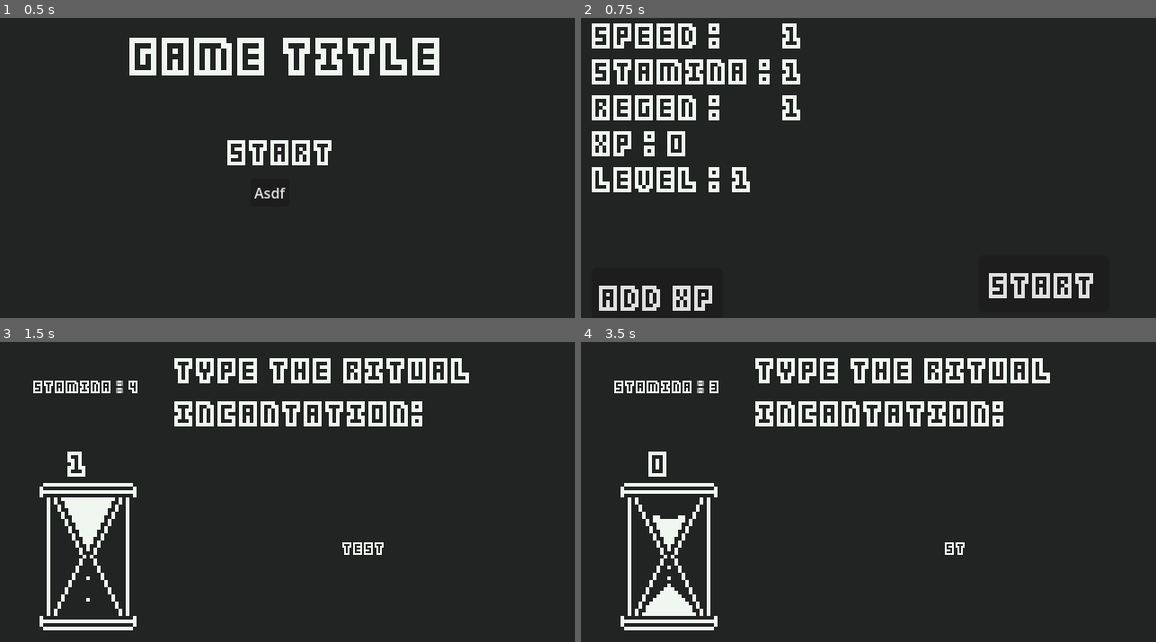
Above: before the commit, frames 1-4 (two rows, left to right).
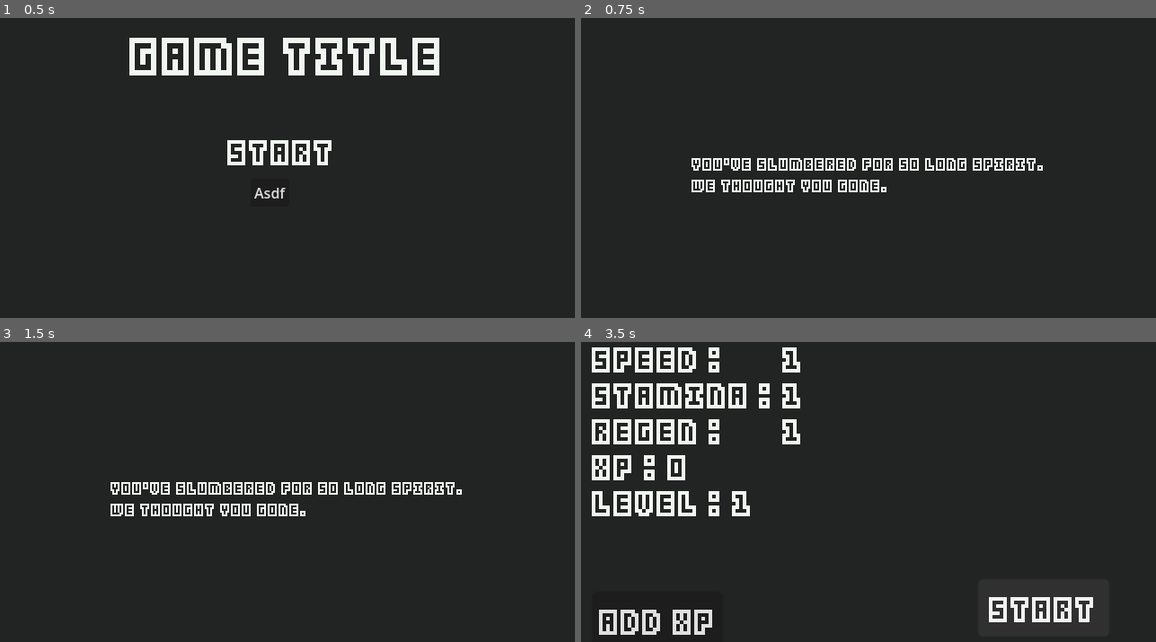
Above: after the commit, the same moments.

Repository: SolarLabyrinth/Lunariel
Game: Godot game, scene res://Scenes/MainMenu.tscn
Same seed, same stepped clock (60 frames per second), same inputs: the game is played once before the commit and once after it.
Inputs (mouse positions are in pixels of both pictures, inside the frame that each line leads up to):
- Up to frame 1 (0.5 s): no input
- Up to frame 2 (0.75 s): click "Asdf" at 0.5 s
- Up to frame 3 (1.5 s): click (460, 606) at 1.25 s, where only the run before the commit has a clickable "Start"
- Up to frame 4 (3.5 s): tap Enter (ui_accept) at 2, 2.27, 2.3, 2.57, 2.85, 3.02, 3.32 s; hold Right (ui_right) 2.03-2.78 s; tap E (sl_interact, bound only after the commit) at 2.1, 3.05 s; hold Left (ui_left) from 2.78 s (still down)

Frame 1 is identical in both runs. In frame 2, 9.1% of the frame differs, in the area x 1-90%, y 1-98%; in frame 3, 9.5%; in frame 4, 13%.

Commit message:
levels oh my

Diff:
--- a/Globals/scene_manager.gd
+++ b/Globals/scene_manager.gd
@@ -2,8 +2,26 @@
 
 const TYPING_TEST = preload("res://Scenes/TypingTest2.tscn")
 const STATS_SCREEN = preload("res://Scenes/StatsScreen.tscn")
+const INTRO = preload("res://Scenes/Intro.tscn")
+
+const levels = [
+	preload("res://Scenes/Levels/Level1.tscn"),
+	preload("res://Scenes/Levels/Level2.tscn"),
+	preload("res://Scenes/Levels/Level3.tscn"),
+	preload("res://Scenes/Levels/Level4.tscn"),
+	preload("res://Scenes/Levels/Level5.tscn"),
+	preload("res://Scenes/Levels/Level6.tscn"),
+	preload("res://Scenes/Levels/Level7.tscn"),
+	preload("res://Scenes/Levels/Level8.tscn"),
+	preload("res://Scenes/Levels/Level9.tscn"),
+]
 
 func start_typing_test() -> void:
 	get_tree().change_scene_to_packed(TYPING_TEST)
 func show_stats_screen() -> void:
 	get_tree().change_scene_to_packed(STATS_SCREEN)
+func play_intro() -> void:
+	get_tree().change_scene_to_packed(INTRO)
+func show_level(level: int) -> void:
+	if(level >= 1 and level <= 9):
+		get_tree().change_scene_to_packed(levels[level-1])
--- a/Resources/player_stats.tres
+++ b/Resources/player_stats.tres
@@ -4,6 +4,11 @@
 
 [resource]
 script = ExtResource("1_lqrrj")
+level = 1
+xp = 0
 stamina_regen = 1
 stamina_amount = 1
 wpm_adjustment = 1
+test_wpm = 70
+test_xp_value = 1
+test_text = "test"
--- /dev/null
+++ b/Resources/world_stats.gd
@@ -0,0 +1,7 @@
+class_name WorldStats extends Resource
+
+@export var current_level := 0
+@export var player_x := 0
+@export var player_face := 'right'
+@export var at_grace := false
+@export var at_door := false
--- /dev/null
+++ b/Resources/world_stats.tres
@@ -0,0 +1,8 @@
+[gd_resource type="Resource" script_class="WorldStats" load_steps=2 format=3 uid="uid://cf6rk47xkj378"]
+
+[ext_resource type="Script" path="res://Resources/world_stats.gd" id="1_f8e6y"]
+
+[resource]
+script = ExtResource("1_f8e6y")
+current_level = 0
+player_x = 0
--- /dev/null
+++ b/Scenes/Intro.tscn
@@ -0,0 +1,23 @@
+[gd_scene load_steps=3 format=3 uid="uid://g8fj5fefq4yw"]
+
+[ext_resource type="Theme" uid="uid://bahunhngepcwh" path="res://Resources/ui-theme.tres" id="1_ac3xb"]
+[ext_resource type="Script" path="res://Scenes/intro.gd" id="1_yup6t"]
+
+[node name="Intro" type="Node2D"]
+script = ExtResource("1_yup6t")
+
+[node name="HBoxContainer" type="HBoxContainer" parent="."]
+offset_right = 640.0
+offset_bottom = 360.0
+alignment = 1
+
+[node name="VBoxContainer" type="VBoxContainer" parent="HBoxContainer"]
+layout_mode = 2
+alignment = 1
+
+[node name="Text" type="RichTextLabel" parent="HBoxContainer/VBoxContainer"]
+unique_name_in_owner = true
+layout_mode = 2
+theme = ExtResource("1_ac3xb")
+fit_content = true
+autowrap_mode = 0
--- a/Scenes/Levels/Level1.tscn
+++ b/Scenes/Levels/Level1.tscn
@@ -1,3 +1,25 @@
-[gd_scene format=3 uid="uid://bmrowkvyf6mho"]
+[gd_scene load_steps=6 format=3 uid="uid://bmrowkvyf6mho"]
+
+[ext_resource type="Script" path="res://Scenes/Levels/level.gd" id="1_0dagy"]
+[ext_resource type="PackedScene" uid="uid://c31pd0pwwwyci" path="res://Things/Grace.tscn" id="1_hr5tb"]
+[ext_resource type="PackedScene" uid="uid://bvl874wa3nmyj" path="res://Things/floor.tscn" id="2_dp1a0"]
+[ext_resource type="PackedScene" uid="uid://bytubugb5uuw3" path="res://Things/Player.tscn" id="2_kilnd"]
+[ext_resource type="PackedScene" uid="uid://b3ut4j5jl2dct" path="res://Things/Door.tscn" id="3_auagh"]
 
 [node name="Level1" type="Node2D"]
+script = ExtResource("1_0dagy")
+
+[node name="Floor" parent="." instance=ExtResource("2_dp1a0")]
+
+[node name="Grace" parent="." instance=ExtResource("1_hr5tb")]
+position = Vector2(376, 270)
+level_id = 1
+
+[node name="Door" parent="." instance=ExtResource("3_auagh")]
+position = Vector2(32, 236)
+
+[node name="Door2" parent="." instance=ExtResource("3_auagh")]
+position = Vector2(608, 236)
+
+[node name="Player" parent="." instance=ExtResource("2_kilnd")]
+position = Vector2(179, 252)
--- /dev/null
+++ b/Scenes/Levels/Level2.tscn
@@ -0,0 +1,24 @@
+[gd_scene load_steps=6 format=3 uid="uid://b1eg6g83sqb1o"]
+
+[ext_resource type="PackedScene" uid="uid://bytubugb5uuw3" path="res://Things/Player.tscn" id="1_3ey2r"]
+[ext_resource type="Script" path="res://Scenes/Levels/level.gd" id="1_wv4bw"]
+[ext_resource type="PackedScene" uid="uid://b3ut4j5jl2dct" path="res://Things/Door.tscn" id="2_dpmdo"]
+[ext_resource type="PackedScene" uid="uid://bvl874wa3nmyj" path="res://Things/floor.tscn" id="2_p00eh"]
+[ext_resource type="PackedScene" uid="uid://dr71kej45meo" path="res://Things/Enemy.tscn" id="3_pf2h0"]
+
+[node name="Level2" type="Node2D"]
+script = ExtResource("1_wv4bw")
+
+[node name="Floor" parent="." instance=ExtResource("2_p00eh")]
+
+[node name="Player" parent="." instance=ExtResource("1_3ey2r")]
+position = Vector2(217, 252)
+
+[node name="Door" parent="." instance=ExtResource("2_dpmdo")]
+position = Vector2(32, 236)
+
+[node name="Door2" parent="." instance=ExtResource("2_dpmdo")]
+position = Vector2(608, 236)
+
+[node name="Enemy" parent="." instance=ExtResource("3_pf2h0")]
+position = Vector2(385, 268)
--- /dev/null
+++ b/Scenes/Levels/Level3.tscn
@@ -0,0 +1,3 @@
+[gd_scene format=3 uid="uid://d3viiet6ymq0c"]
+
+[node name="Level3" type="Node2D"]
--- /dev/null
+++ b/Scenes/Levels/Level4.tscn
@@ -0,0 +1,3 @@
+[gd_scene format=3 uid="uid://cbc3q2dhw3060"]
+
+[node name="Level4" type="Node2D"]
--- /dev/null
+++ b/Scenes/Levels/Level5.tscn
@@ -0,0 +1,3 @@
+[gd_scene format=3 uid="uid://dct08nx4eww2"]
+
+[node name="Level5" type="Node2D"]
--- /dev/null
+++ b/Scenes/Levels/Level6.tscn
@@ -0,0 +1,3 @@
+[gd_scene format=3 uid="uid://blul4mhtmi5kh"]
+
+[node name="Level6" type="Node2D"]
--- /dev/null
+++ b/Scenes/Levels/Level7.tscn
@@ -0,0 +1,3 @@
+[gd_scene format=3 uid="uid://ek8v7sefc2lb"]
+
+[node name="Level7" type="Node2D"]
--- /dev/null
+++ b/Scenes/Levels/Level8.tscn
@@ -0,0 +1,3 @@
+[gd_scene format=3 uid="uid://bxbtrpv4tcxbt"]
+
+[node name="Level8" type="Node2D"]
--- /dev/null
+++ b/Scenes/Levels/Level9.tscn
@@ -0,0 +1,3 @@
+[gd_scene format=3 uid="uid://f8yopxguirtu"]
+
+[node name="Level9" type="Node2D"]
--- /dev/null
+++ b/Scenes/Levels/level.gd
@@ -0,0 +1,34 @@
+extends Node2D
+
+@onready var player: Player = $Player
+@onready var grace: Grace = $Grace
+
+var world_stats: WorldStats = ResourceLoader.load("res://Resources/world_stats.tres")
+var speed = 200
+
+
+func _ready() -> void:
+	player.global_position.x = world_stats.player_x
+	player.face(world_stats.player_face)
+
+func _process(delta: float) -> void:
+	if Input.is_action_pressed("ui_left"):
+		player.global_position.x -= speed * delta
+		player.face('left')
+		world_stats.player_x = player.global_position.x
+		world_stats.player_face = 'left'
+	if Input.is_action_pressed("ui_right"):
+		player.global_position.x += speed * delta
+		player.face('right')
+		world_stats.player_x = player.global_position.x
+		world_stats.player_face = 'right'
+	if Input.is_action_just_pressed('sl_interact') and world_stats.at_grace:
+		world_stats.current_level = grace.level_id
+		world_stats.player_x = player.global_position.x
+		SceneManager.show_stats_screen()
+	if Input.is_action_just_pressed('sl_interact') and world_stats.at_door:
+		#world_stats.current_level = grace.level_id
+		#world_stats.player_x = player.global_position.x
+		#SceneManager.show_stats_screen()
+		pass
+	pass
--- a/Scenes/MainMenu.tscn
+++ b/Scenes/MainMenu.tscn
@@ -32,6 +32,7 @@
 offset_bottom = 170.0
 
 [node name="RichTextLabel" type="RichTextLabel" parent="StartButton"]
+layout_mode = 0
 offset_top = -12.0
 offset_right = 120.0
 offset_bottom = 36.0
--- a/Scenes/StatsScreen.tscn
+++ b/Scenes/StatsScreen.tscn
@@ -180,6 +180,7 @@
 
 [node name="AddXPButton2" type="Button" parent="Control"]
 unique_name_in_owner = true
+layout_mode = 0
 offset_left = 220.5
 offset_top = 134.5
 offset_right = 293.5
--- /dev/null
+++ b/Scenes/intro.gd
@@ -0,0 +1,26 @@
+extends Node2D
+
+var intro_text := [
+	"""You've slumbered for so long spirit.
+We thought you gone.""",
+	"""But here you be.""",
+	"""The stain of <Boss name> runs thick in these woods.""",
+	"""The strong of it's denizens have long since fled.
+The lesser lie dead.""",
+	"""But with you awake... Hope may yet be restored."""
+]
+
+@onready var text: RichTextLabel = %Text
+
+func _ready() -> void:
+	text.text = intro_text.pop_front()
+	pass
+
+func _input(event: InputEvent) -> void:
+	if event.is_action("ui_accept") and !event.is_echo() and event.is_pressed():
+		var new_text = intro_text.pop_front()
+		if new_text:
+			text.text = new_text
+		else:
+			SceneManager.show_level(1)
+	pass
--- a/Scenes/main_menu.gd
+++ b/Scenes/main_menu.gd
@@ -3,5 +3,5 @@
 
 func _on_start_button_pressed() -> void:
 	print("asdf")
-	SceneManager.show_stats_screen()
+	SceneManager.play_intro()
 	pass # Replace with function body.
--- a/Scenes/stats_screen.gd
+++ b/Scenes/stats_screen.gd
@@ -1,6 +1,7 @@
 extends Node2D
 
 @export var player_data: PlayerStats = ResourceLoader.load("res://Resources/player_stats.tres")
+var world_stats: WorldStats = ResourceLoader.load("res://Resources/world_stats.tres")
 
 @onready var speed_value: RichTextLabel = %SpeedValue
 @onready var stamina_value: RichTextLabel = %StaminaValue
@@ -61,7 +62,5 @@
 func _on_add_xp_button_pressed() -> void:
 	player_data.xp += 1
 
-
 func _on_add_xp_button_2_pressed() -> void:
-	SceneManager.start_typing_test()
-	pass # Replace with function body.
+	SceneManager.show_level(world_stats.current_level)
--- /dev/null
+++ b/Things/Door.tscn
@@ -0,0 +1,39 @@
+[gd_scene load_steps=6 format=3 uid="uid://b3ut4j5jl2dct"]
+
+[ext_resource type="Script" path="res://Things/door.gd" id="1_i5vur"]
+[ext_resource type="Texture2D" uid="uid://6x75b45f4vsp" path="res://Assets/main-spritesheet.png" id="1_je343"]
+[ext_resource type="Theme" uid="uid://bahunhngepcwh" path="res://Resources/ui-theme.tres" id="3_3dvsw"]
+
+[sub_resource type="CircleShape2D" id="CircleShape2D_sqsto"]
+radius = 76.0
+
+[sub_resource type="AtlasTexture" id="AtlasTexture_4rbhi"]
+atlas = ExtResource("1_je343")
+region = Rect2(0, 0, 16, 32)
+
+[node name="Door" type="Node2D"]
+script = ExtResource("1_i5vur")
+
+[node name="Area2D" type="Area2D" parent="."]
+
+[node name="CollisionShape2D" type="CollisionShape2D" parent="Area2D"]
+shape = SubResource("CircleShape2D_sqsto")
+
+[node name="Sprite2D" type="Sprite2D" parent="."]
+scale = Vector2(4, 4)
+texture = SubResource("AtlasTexture_4rbhi")
+
+[node name="InteractionLabel" type="RichTextLabel" parent="."]
+unique_name_in_owner = true
+visible = false
+offset_left = -10.0
+offset_top = -86.0
+offset_right = 37.0
+offset_bottom = -37.0
+theme = ExtResource("3_3dvsw")
+theme_override_font_sizes/normal_font_size = 32
+text = "E"
+fit_content = true
+
+[connection signal="area_entered" from="Area2D" to="." method="_on_area_2d_area_entered"]
+[connection signal="area_exited" from="Area2D" to="." method="_on_area_2d_area_exited"]
--- /dev/null
+++ b/Things/Enemy.tscn
@@ -0,0 +1,21 @@
+[gd_scene load_steps=4 format=3 uid="uid://dr71kej45meo"]
+
+[ext_resource type="Texture2D" uid="uid://6x75b45f4vsp" path="res://Assets/main-spritesheet.png" id="1_3aeif"]
+
+[sub_resource type="CircleShape2D" id="CircleShape2D_qlc8h"]
+radius = 76.0
+
+[sub_resource type="AtlasTexture" id="AtlasTexture_rr2rk"]
+atlas = ExtResource("1_3aeif")
+region = Rect2(96, 16, 16, 16)
+
+[node name="Enemy" type="Node2D"]
+
+[node name="Area2D" type="Area2D" parent="."]
+
+[node name="CollisionShape2D" type="CollisionShape2D" parent="Area2D"]
+shape = SubResource("CircleShape2D_qlc8h")
+
+[node name="Sprite2D" type="Sprite2D" parent="."]
+scale = Vector2(4, 4)
+texture = SubResource("AtlasTexture_rr2rk")
--- /dev/null
+++ b/Things/Grace.tscn
@@ -0,0 +1,39 @@
+[gd_scene load_steps=6 format=3 uid="uid://c31pd0pwwwyci"]
+
+[ext_resource type="Texture2D" uid="uid://6x75b45f4vsp" path="res://Assets/main-spritesheet.png" id="1_hphua"]
+[ext_resource type="Script" path="res://Things/grace.gd" id="1_j3yya"]
+[ext_resource type="Theme" uid="uid://bahunhngepcwh" path="res://Resources/ui-theme.tres" id="3_pe4ru"]
+
+[sub_resource type="CircleShape2D" id="CircleShape2D_3o3lf"]
+radius = 53.0
+
+[sub_resource type="AtlasTexture" id="AtlasTexture_e0ham"]
+atlas = ExtResource("1_hphua")
+region = Rect2(33, 16, 14, 15)
+
+[node name="Grace" type="Node2D"]
+script = ExtResource("1_j3yya")
+
+[node name="Area2D" type="Area2D" parent="."]
+
+[node name="CollisionShape2D" type="CollisionShape2D" parent="Area2D"]
+shape = SubResource("CircleShape2D_3o3lf")
+
+[node name="Sprite2D" type="Sprite2D" parent="."]
+scale = Vector2(4, 4)
+texture = SubResource("AtlasTexture_e0ham")
+
+[node name="InteractionLabel" type="RichTextLabel" parent="."]
+unique_name_in_owner = true
+visible = false
+offset_left = -10.0
+offset_top = -86.0
+offset_right = 37.0
+offset_bottom = -37.0
+theme = ExtResource("3_pe4ru")
+theme_override_font_sizes/normal_font_size = 32
+text = "E"
+fit_content = true
+
+[connection signal="area_entered" from="Area2D" to="." method="_on_area_2d_area_entered"]
+[connection signal="area_exited" from="Area2D" to="." method="_on_area_2d_area_exited"]
--- /dev/null
+++ b/Things/Key.tscn
@@ -0,0 +1,21 @@
+[gd_scene load_steps=4 format=3 uid="uid://dkj31suye1iqr"]
+
+[ext_resource type="Texture2D" uid="uid://6x75b45f4vsp" path="res://Assets/main-spritesheet.png" id="1_68h0i"]
+
+[sub_resource type="CircleShape2D" id="CircleShape2D_jr7qq"]
+radius = 76.0
+
+[sub_resource type="AtlasTexture" id="AtlasTexture_r0hrw"]
+atlas = ExtResource("1_68h0i")
+region = Rect2(68, 18, 8, 13)
+
+[node name="Key" type="Node2D"]
+
+[node name="Area2D" type="Area2D" parent="."]
+
+[node name="CollisionShape2D" type="CollisionShape2D" parent="Area2D"]
+shape = SubResource("CircleShape2D_jr7qq")
+
+[node name="Sprite2D" type="Sprite2D" parent="."]
+scale = Vector2(4, 4)
+texture = SubResource("AtlasTexture_r0hrw")
--- /dev/null
+++ b/Things/Player.tscn
@@ -0,0 +1,28 @@
+[gd_scene load_steps=5 format=3 uid="uid://bytubugb5uuw3"]
+
+[ext_resource type="Texture2D" uid="uid://6x75b45f4vsp" path="res://Assets/main-spritesheet.png" id="1_mq5tx"]
+[ext_resource type="Script" path="res://Things/player.gd" id="1_xcrgl"]
+
+[sub_resource type="CapsuleShape2D" id="CapsuleShape2D_2me7l"]
+radius = 27.14
+height = 128.26
+
+[sub_resource type="AtlasTexture" id="AtlasTexture_iphkw"]
+atlas = ExtResource("1_mq5tx")
+region = Rect2(122, 52, 10, 24)
+
+[node name="Player" type="Node2D"]
+script = ExtResource("1_xcrgl")
+
+[node name="Area2D" type="Area2D" parent="."]
+
+[node name="CollisionShape2D" type="CollisionShape2D" parent="Area2D"]
+position = Vector2(-1, 0)
+shape = SubResource("CapsuleShape2D_2me7l")
+
+[node name="Sprite2D" type="Sprite2D" parent="."]
+scale = Vector2(4, 4)
+texture = SubResource("AtlasTexture_iphkw")
+
+[connection signal="area_entered" from="Area2D" to="." method="_on_area_2d_body_entered"]
+[connection signal="body_entered" from="Area2D" to="." method="_on_area_2d_body_entered"]
--- /dev/null
+++ b/Things/door.gd
@@ -0,0 +1,17 @@
+class_name Door extends Node2D
+
+@onready var interaction_label: RichTextLabel = %InteractionLabel
+
+var world_stats: WorldStats = ResourceLoader.load("res://Resources/world_stats.tres")
+
+@export var target_level_id := 0
+@export var target_player_x := 0
+@export var target_player_face := 0
+
+func _on_area_2d_area_entered(area: Area2D) -> void:
+	world_stats.at_grace = true
+	interaction_label.show()
+
+func _on_area_2d_area_exited(area: Area2D) -> void:
+	world_stats.at_grace = true
+	interaction_label.hide()
--- /dev/null
+++ b/Things/floor.tscn
@@ -0,0 +1,12 @@
+[gd_scene load_steps=3 format=3 uid="uid://bvl874wa3nmyj"]
+
+[ext_resource type="Texture2D" uid="uid://6x75b45f4vsp" path="res://Assets/main-spritesheet.png" id="1_elvnv"]
+
+[sub_resource type="AtlasTexture" id="AtlasTexture_mtx85"]
+atlas = ExtResource("1_elvnv")
+region = Rect2(0, 96, 160, 16)
+
+[node name="Floor" type="Sprite2D"]
+position = Vector2(320, 328)
+scale = Vector2(4, 4)
+texture = SubResource("AtlasTexture_mtx85")
--- /dev/null
+++ b/Things/grace.gd
@@ -0,0 +1,15 @@
+class_name Grace extends Node2D
+
+@export var level_id := 0
+
+var world_stats: WorldStats = ResourceLoader.load("res://Resources/world_stats.tres")
+
+@onready var interaction_label: RichTextLabel = %InteractionLabel
+
+func _on_area_2d_area_entered(area: Area2D) -> void:
+	world_stats.at_door = true
+	interaction_label.show()
+
+func _on_area_2d_area_exited(area: Area2D) -> void:
+	world_stats.at_door = true
+	interaction_label.hide()
--- /dev/null
+++ b/Things/player.gd
@@ -0,0 +1,14 @@
+class_name Player
+extends Node2D
+
+@onready var sprite_2d: Sprite2D = $Sprite2D
+
+func face(direction: String):
+	if direction == 'left':
+		sprite_2d.flip_h = true
+	if direction == 'right':
+		sprite_2d.flip_h = false
+
+func _on_area_2d_body_entered(body: Node2D) -> void:
+	print(body)
+	pass # Replace with function body.
--- a/project.godot
+++ b/project.godot
@@ -27,6 +27,30 @@
 window/stretch/mode="canvas_items"
 window/stretch/scale_mode="integer"
 
+[input]
+
+ui_left={
+"deadzone": 0.5,
+"events": [Object(InputEventKey,"resource_local_to_scene":false,"resource_name":"","device":0,"window_id":0,"alt_pressed":false,"shift_pressed":false,"ctrl_pressed":false,"meta_pressed":false,"pressed":false,"keycode":4194319,"physical_keycode":0,"key_label":0,"unicode":0,"location":0,"echo":false,"script":null)
+, Object(InputEventJoypadButton,"resource_local_to_scene":false,"resource_name":"","device":0,"button_index":13,"pressure":0.0,"pressed":false,"script":null)
+, Object(InputEventJoypadMotion,"resource_local_to_scene":false,"resource_name":"","device":0,"axis":0,"axis_value":-1.0,"script":null)
+, Object(InputEventKey,"resource_local_to_scene":false,"resource_name":"","device":-1,"window_id":0,"alt_pressed":false,"shift_pressed":false,"ctrl_pressed":false,"meta_pressed":false,"pressed":false,"keycode":0,"physical_keycode":65,"key_label":0,"unicode":97,"location":0,"echo":false,"script":null)
+]
+}
+ui_right={
+"deadzone": 0.5,
+"events": [Object(InputEventKey,"resource_local_to_scene":false,"resource_name":"","device":0,"window_id":0,"alt_pressed":false,"shift_pressed":false,"ctrl_pressed":false,"meta_pressed":false,"pressed":false,"keycode":4194321,"physical_keycode":0,"key_label":0,"unicode":0,"location":0,"echo":false,"script":null)
+, Object(InputEventJoypadButton,"resource_local_to_scene":false,"resource_name":"","device":0,"button_index":14,"pressure":0.0,"pressed":false,"script":null)
+, Object(InputEventJoypadMotion,"resource_local_to_scene":false,"resource_name":"","device":0,"axis":0,"axis_value":1.0,"script":null)
+, Object(InputEventKey,"resource_local_to_scene":false,"resource_name":"","device":-1,"window_id":0,"alt_pressed":false,"shift_pressed":false,"ctrl_pressed":false,"meta_pressed":false,"pressed":false,"keycode":0,"physical_keycode":68,"key_label":0,"unicode":100,"location":0,"echo":false,"script":null)
+]
+}
+sl_interact={
+"deadzone": 0.5,
+"events": [Object(InputEventKey,"resource_local_to_scene":false,"resource_name":"","device":-1,"window_id":0,"alt_pressed":false,"shift_pressed":false,"ctrl_pressed":false,"meta_pressed":false,"pressed":false,"keycode":0,"physical_keycode":69,"key_label":0,"unicode":101,"location":0,"echo":false,"script":null)
+]
+}
+
 [rendering]
 
 textures/canvas_textures/default_texture_filter=0
Binary file added: Assets/main-spritesheet.aseprite
Binary file added: Assets/main-spritesheet.png
Not shown, added: Assets/main-spritesheet.png.import
